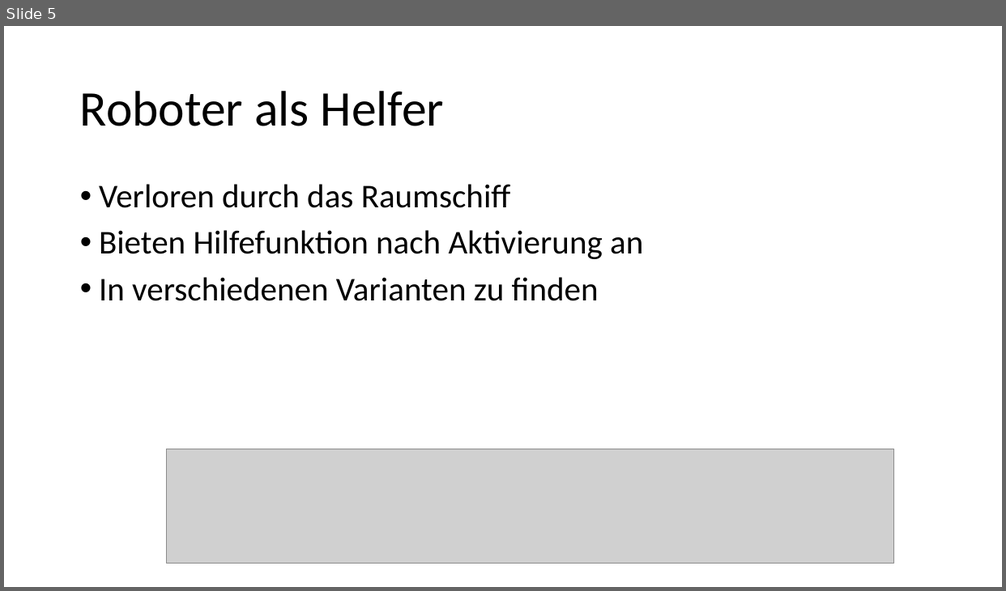
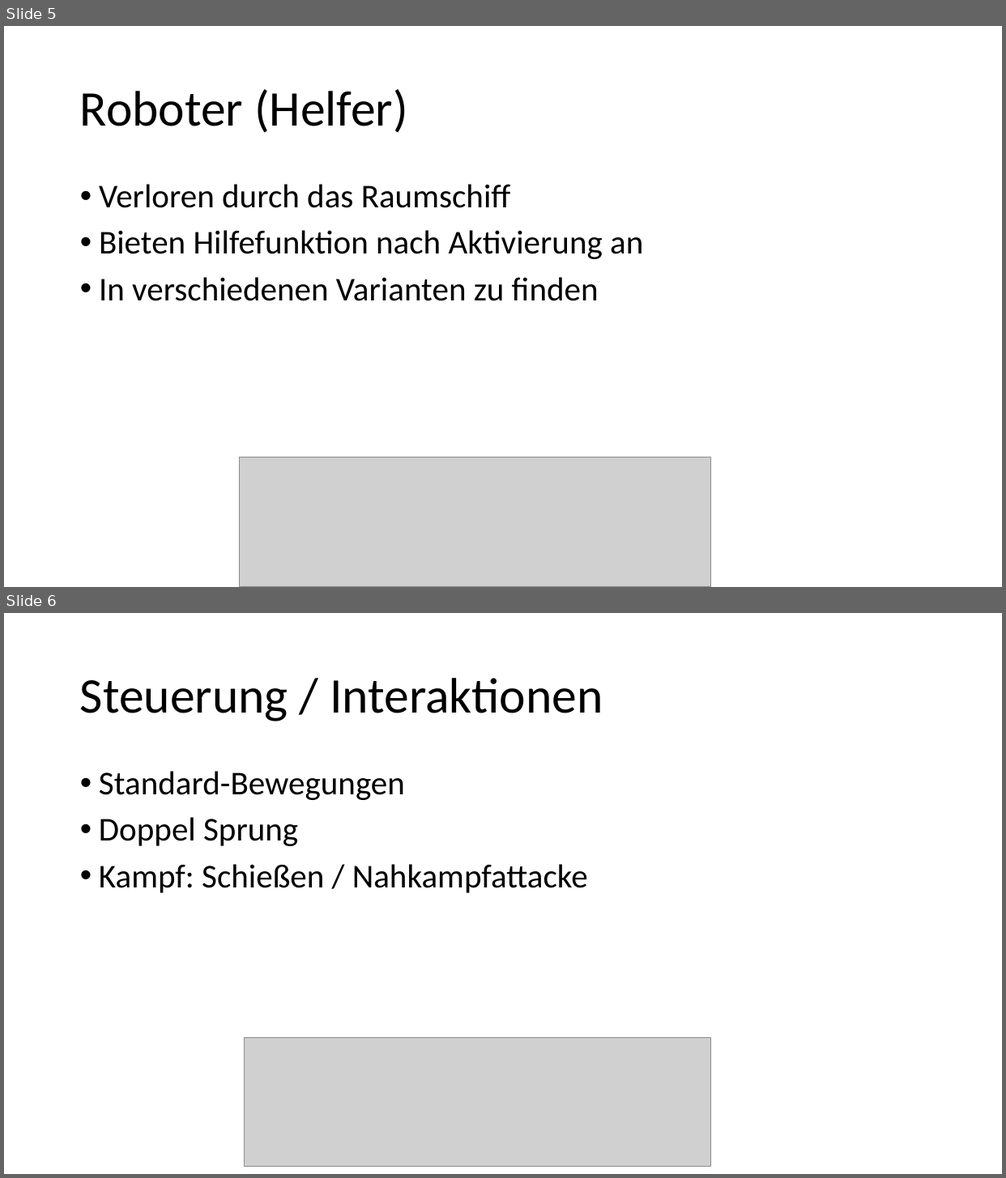
Before and after one commit to Wasserwecken/ComputerGrafik, a slide deck: Concept/Dokumentation/Computergrafik.pptx. Shown one above the other, each under a label of ours: slide 5 before the commit, slides 5 and 6 after it. The pictures are 1006x591 and 1006x1178 pixels, drawn with LibreOffice and Linux fonts; fonts in the diff are those of the drawing; grey boxes stand for pictures; background and template pictures are left out. Boxes give left, top, right and bottom in pixels: in the first picture for what was removed or moved away, otherwise in the second. Text is boxed around its words. In the diff, an @@ line names an element or a change of style, - is before the commit and + after.

```diff
--- a/Concept/Dokumentation/Computergrafik.pptx
+++ b/Concept/Dokumentation/Computergrafik.pptx
@@ slide 6 added at [4, 613, 1002, 1174], background picture (left out) @@
@@ title added at [80, 678, 603, 722], 48 pt, text #000000 @@
+Steuerung / Interaktionen
@@ text added at [99, 771, 588, 893], 32 pt, text #000000 @@
+• Standard-Bewegungen
+• Doppel Sprung
+• Kampf: Schießen / Nahkampfattacke
@@ picture added at [245, 1038, 710, 1166] @@
@@ slide 5 changed as well @@
@@ title at [80, 89, 408, 133]: text changed @@
-Roboter als Helfer
+Roboter (Helfer)
@@ picture: place and size @@
-picture at [167, 449, 894, 564]
+picture at [239, 458, 710, 587]
```
Also in this commit, not shown: 2 other slides changed, 1 other slide added, 2 slides removed, 4 other files.
